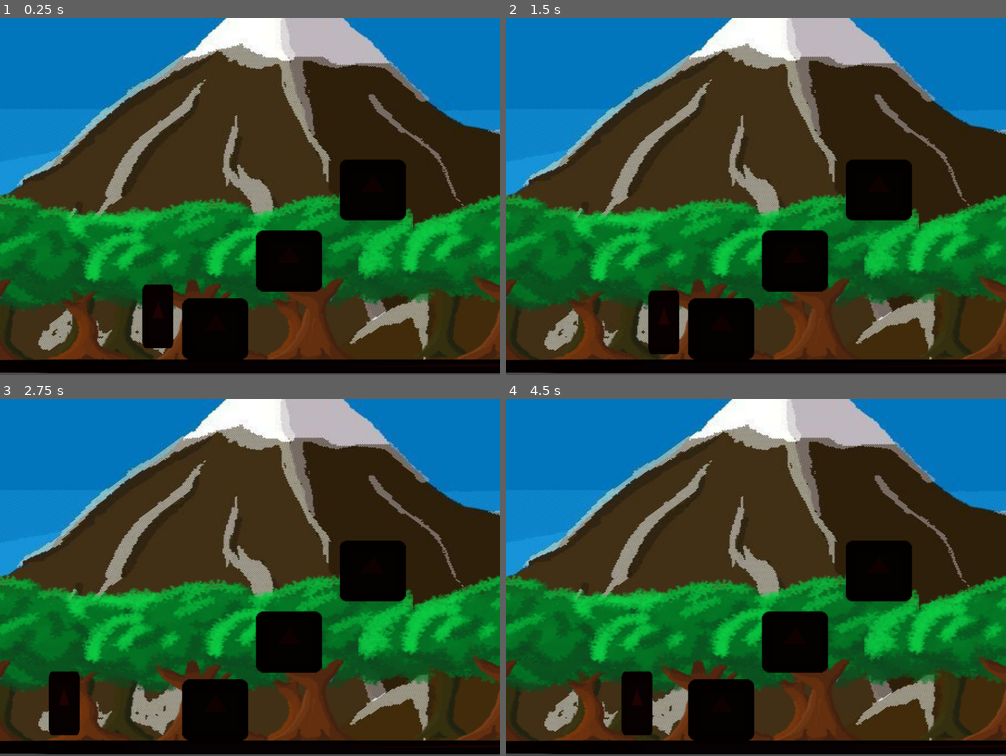
Above: before the commit, frames 1-4 (two rows, left to right).
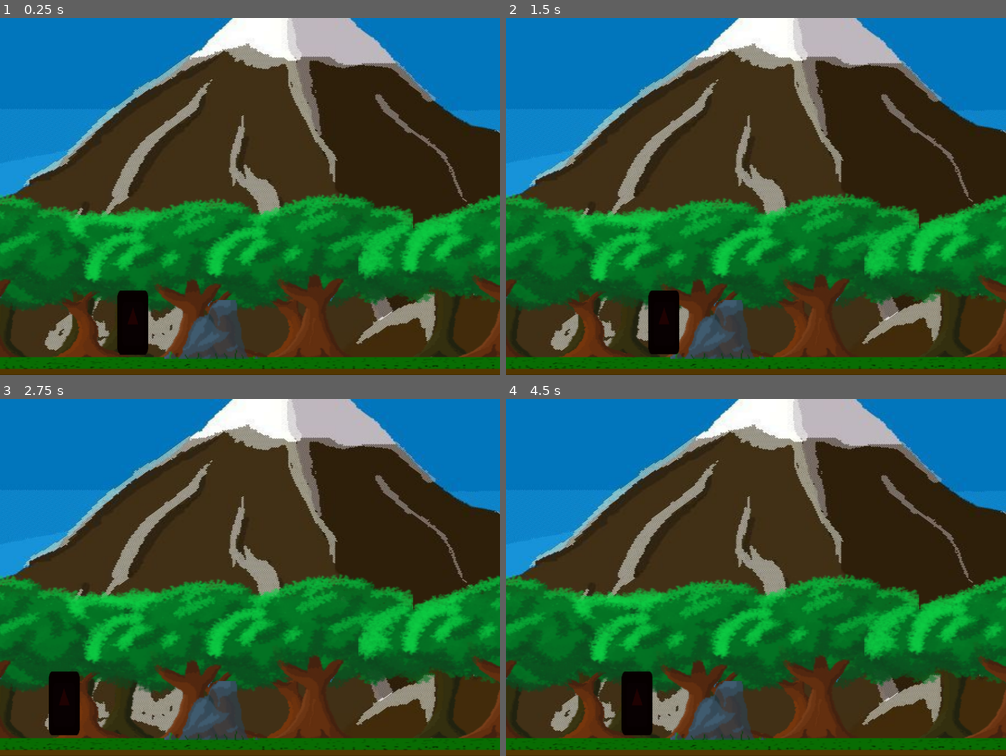
Above: after the commit, the same moments.

Repository: gilmarkandrade/game_lucas_github
Game: Godot game, scene res://fases/fase_1/world_1_cena_1.tscn
Two runs of this game, one before a commit and one after it. Both use one fixed random seed, a clock stepped at 60 frames per second and the inputs below. The engine's default icon, where the game draws it, is replaced by a stand-in: a white triangle on a blue panel in a dark square.
Inputs (mouse positions are in pixels of both pictures, inside the frame that each line leads up to):
- Up to frame 1 (0.25 s): no input
- Up to frame 2 (1.5 s): tap Enter (ui_accept) at 0.5, 1.35 s; move the mouse to (866, 178) at 0.52 s; hold Enter (ui_accept) 0.53-1.28 s; hold Right (ui_right) from 0.53 s (still down); move the mouse to (656, 214) at 1.27 s
- Up to frame 3 (2.75 s): tap Enter (ui_accept) at 1.52, 1.82, 2 s; move the mouse to (300, 498) at 2.02 s; release Right (ui_right) at 2.03 s; hold Left (ui_left) from 2.03 s (still down); hold Enter (ui_accept) from 2.03 s (still down)
- Up to frame 4 (4.5 s): move the mouse to (731, 648) at 2.77 s; release Left (ui_left) at 2.78 s; release Enter (ui_accept) at 2.78 s; hold Right (ui_right) 2.78-4.28 s; tap Enter (ui_accept) at 2.85, 3.02, 3.32, 4.35 s; move the mouse to (906, 631) at 3.52 s; hold Enter (ui_accept) 3.53-4.28 s; move the mouse to (606, 523) at 4.27 s; hold Left (ui_left) from 4.28 s (still down)

The runs differ from the first frame. In frame 1, 22% of the frame differs, in the area x 0-100%, y 0-100%; in frame 2, 20%; in frame 3, 20%; in frame 4, 20%.

Commit message:
Ajustes cenas 1 e 2
coloquei a pedra, o chão e a arvore na cena 1 e começei a ajustar a cena2

Diff:
--- a/game_lucas/fases/fase_1/world_1_cena_1.tscn
+++ b/game_lucas/fases/fase_1/world_1_cena_1.tscn
@@ -1,11 +1,14 @@
-[gd_scene load_steps=11 format=2]
+[gd_scene load_steps=14 format=2]
 
 [ext_resource path="res://scripts/script_fases/fase_1_script.gd" type="Script" id=1]
-[ext_resource path="res://icon.png" type="Texture" id=2]
-[ext_resource path="res://player/player_fase1/side_scroller_F1/player_plataforma.tscn" type="PackedScene" id=3]
-[ext_resource path="res://inimigos/inimigos_comun/fase_1/homem_das_cavernas/side_scroller/homen_das_cavernas(s_d).tscn" type="PackedScene" id=4]
-[ext_resource path="res://assets_game/background/fase_1/cena_1/background_fase_1_cena_1.jpg" type="Texture" id=5]
-[ext_resource path="res://assets_game/background/fase_1/cena_1/Background_arvores_cena1.png" type="Texture" id=6]
+[ext_resource path="res://assets_game/background/fase_1/cena_1/Chão.png" type="Texture" id=2]
+[ext_resource path="res://assets_game/background/fase_1/cena_1/Pedra.png" type="Texture" id=3]
+[ext_resource path="res://icon.png" type="Texture" id=4]
+[ext_resource path="res://assets_game/background/fase_1/cena_1/Arvore.png" type="Texture" id=5]
+[ext_resource path="res://player/player_fase1/side_scroller_F1/player_plataforma.tscn" type="PackedScene" id=6]
+[ext_resource path="res://inimigos/inimigos_comun/fase_1/homem_das_cavernas/side_scroller/homen_das_cavernas(s_d).tscn" type="PackedScene" id=7]
+[ext_resource path="res://assets_game/background/fase_1/cena_1/background_fase_1_cena_1.jpg" type="Texture" id=8]
+[ext_resource path="res://assets_game/background/fase_1/cena_1/Background_arvores_cena1.png" type="Texture" id=9]
 
 [sub_resource type="RectangleShape2D" id=1]
 extents = Vector2( 244, 10 )
@@ -23,7 +26,6 @@
 script = ExtResource( 1 )
 
 [node name="StaticBody2D" type="StaticBody2D" parent="."]
-editor/display_folded = true
 position = Vector2( 45, 7 )
 scale = Vector2( 3.16, 1 )
 __meta__ = {
@@ -35,49 +37,22 @@
 shape = SubResource( 1 )
 
 [node name="icon" type="Sprite" parent="StaticBody2D/CollisionShape2D"]
-modulate = Color( 0.0862745, 0.0117647, 0.0117647, 1 )
-position = Vector2( 0.499987, 0.365387 )
-scale = Vector2( 7.57812, 0.28125 )
+position = Vector2( -11.3279, 28.815 )
+scale = Vector2( 0.769708, 0.927833 )
 texture = ExtResource( 2 )
 
-[node name="StaticBody2D2" type="StaticBody2D" parent="."]
+[node name="Pedra" type="StaticBody2D" parent="."]
+editor/display_folded = true
 position = Vector2( -32.9999, 0.750015 )
 
-[node name="CollisionShape2D" type="CollisionShape2D" parent="StaticBody2D2"]
+[node name="CollisionShape2D" type="CollisionShape2D" parent="Pedra"]
 position = Vector2( 317.25, -60.75 )
 shape = SubResource( 2 )
 
-[node name="icon" type="Sprite" parent="StaticBody2D2/CollisionShape2D"]
-modulate = Color( 0.0666667, 0.00784314, 0.00784314, 1 )
-position = Vector2( 5.23447, -1.88464 )
-scale = Vector2( 1.38672, 1.28125 )
-texture = ExtResource( 2 )
-
-[node name="StaticBody2D6" type="StaticBody2D" parent="."]
-position = Vector2( 178.5, -186 )
-
-[node name="CollisionShape2D" type="CollisionShape2D" parent="StaticBody2D6"]
-position = Vector2( 317.25, -60.75 )
-shape = SubResource( 2 )
-
-[node name="icon" type="Sprite" parent="StaticBody2D6/CollisionShape2D"]
-modulate = Color( 0.0666667, 0.00784314, 0.00784314, 1 )
-position = Vector2( 5.23447, -1.88464 )
-scale = Vector2( 1.38672, 1.28125 )
-texture = ExtResource( 2 )
-
-[node name="StaticBody2D4" type="StaticBody2D" parent="."]
-position = Vector2( 66, -90.75 )
-
-[node name="CollisionShape2D" type="CollisionShape2D" parent="StaticBody2D4"]
-position = Vector2( 317.25, -60.75 )
-shape = SubResource( 2 )
-
-[node name="icon" type="Sprite" parent="StaticBody2D4/CollisionShape2D"]
-modulate = Color( 0.0666667, 0.00784314, 0.00784314, 1 )
-position = Vector2( 5.23447, -1.88464 )
-scale = Vector2( 1.38672, 1.28125 )
-texture = ExtResource( 2 )
+[node name="icon" type="Sprite" parent="Pedra/CollisionShape2D"]
+position = Vector2( 0.74942, -1.0741 )
+scale = Vector2( 1.4604, 2.0433 )
+texture = ExtResource( 3 )
 
 [node name="StaticBody2D3" type="StaticBody2D" parent="."]
 editor/display_folded = true
@@ -94,37 +69,35 @@
 modulate = Color( 0.0666667, 0.00392157, 0.00392157, 1 )
 position = Vector2( -3.02362, 3.00003 )
 scale = Vector2( 0.648438, 14.7813 )
-texture = ExtResource( 2 )
+texture = ExtResource( 4 )
 
-[node name="StaticBody2D5" type="StaticBody2D" parent="."]
-editor/display_folded = true
-position = Vector2( 1180.5, 481.5 )
-__meta__ = {
-"_edit_group_": true
-}
+[node name="arvore" type="StaticBody2D" parent="."]
+position = Vector2( 1138.87, 451.108 )
 
-[node name="CollisionShape2D" type="CollisionShape2D" parent="StaticBody2D5"]
+[node name="CollisionShape2D" type="CollisionShape2D" parent="arvore"]
 position = Vector2( -74.25, -405 )
 shape = SubResource( 3 )
 
-[node name="icon" type="Sprite" parent="StaticBody2D5/CollisionShape2D"]
-modulate = Color( 0.0666667, 0.00392157, 0.00392157, 1 )
-position = Vector2( -3.02362, 3.00003 )
-scale = Vector2( 0.648438, 14.7813 )
-texture = ExtResource( 2 )
+[node name="icon" type="Sprite" parent="arvore/CollisionShape2D"]
+position = Vector2( 52.1274, -316.644 )
+scale = Vector2( 1.07194, 1.62033 )
+texture = ExtResource( 5 )
 
 [node name="Area2D" type="Area2D" parent="."]
+editor/display_folded = true
 position = Vector2( 208.5, 4.49999 )
 
 [node name="CollisionShape2D" type="CollisionShape2D" parent="Area2D"]
 position = Vector2( 812.25, -191.25 )
 shape = SubResource( 4 )
 
-[node name="player_plataforma" parent="." instance=ExtResource( 3 )]
-position = Vector2( 243, -96.75 )
+[node name="player_plataforma" parent="." instance=ExtResource( 6 )]
+editor/display_folded = true
+position = Vector2( 178.561, -68.1105 )
 scale = Vector2( 1.92, 1.76 )
 
 [node name="Camera2D" type="Camera2D" parent="player_plataforma"]
+position = Vector2( -0.745827, 0.813614 )
 current = true
 zoom = Vector2( 0.8, 0.8 )
 limit_left = 0
@@ -155,9 +128,9 @@
 motion_offset = Vector2( 1, 0 )
 
 [node name="background_fase_1_cena_1" type="Sprite" parent="ParallaxBackground/layer_montanhas"]
-position = Vector2( -39.8872, -589.144 )
+position = Vector2( -31.0782, -589.144 )
 scale = Vector2( 1.5, 1.1 )
-texture = ExtResource( 5 )
+texture = ExtResource( 8 )
 centered = false
 offset = Vector2( 1, 1 )
 
--- a/game_lucas/fases/fase_1/world_1_cena_2.tscn
+++ b/game_lucas/fases/fase_1/world_1_cena_2.tscn
@@ -6,7 +6,7 @@
 [ext_resource path="res://assets_game/background/fase_1/cena_2/background_topdow1.jpg" type="Texture" id=4]
 
 [sub_resource type="RectangleShape2D" id=1]
-extents = Vector2( 231, 10 )
+extents = Vector2( 231, 9.08473 )
 
 [sub_resource type="RectangleShape2D" id=2]
 extents = Vector2( 39, 377.756 )
@@ -16,7 +16,7 @@
 
 [node name="StaticBody2D" type="StaticBody2D" parent="."]
 editor/display_folded = true
-position = Vector2( 3, 168 )
+position = Vector2( 8.03503, 180.588 )
 __meta__ = {
 "_edit_group_": true
 }
@@ -27,8 +27,8 @@
 
 [node name="icon" type="Sprite" parent="StaticBody2D/CollisionShape2D"]
 modulate = Color( 0.0666667, 0.0117647, 0.0117647, 1 )
-position = Vector2( -14.0422, -5.96046e-008 )
-scale = Vector2( 7.60511, 0.34375 )
+position = Vector2( 94.4016, -5.96046e-008 )
+scale = Vector2( 10.994, 0.34375 )
 texture = ExtResource( 2 )
 
 [node name="StaticBody2D2" type="StaticBody2D" parent="."]
@@ -49,6 +49,7 @@
 texture = ExtResource( 2 )
 
 [node name="StaticBody2D3" type="StaticBody2D" parent="."]
+editor/display_folded = true
 position = Vector2( -192.75, -216.75 )
 rotation = 1.56051
 __meta__ = {
@@ -60,9 +61,10 @@
 shape = SubResource( 1 )
 
 [node name="icon" type="Sprite" parent="StaticBody2D3/CollisionShape2D"]
+visible = false
 modulate = Color( 0.0666667, 0.0117647, 0.0117647, 1 )
-position = Vector2( -14.0422, -5.96046e-008 )
-scale = Vector2( 7.60511, 0.34375 )
+position = Vector2( 122.739, -5.96046e-008 )
+scale = Vector2( 3.33068, 0.34375 )
 texture = ExtResource( 2 )
 
 [node name="StaticBody2D6" type="StaticBody2D" parent="."]
@@ -85,7 +87,7 @@
 
 [node name="StaticBody2D4" type="StaticBody2D" parent="."]
 editor/display_folded = true
-position = Vector2( 385.5, -225 )
+position = Vector2( 787.777, -213.255 )
 rotation = 1.56051
 __meta__ = {
 "_edit_group_": true
@@ -103,7 +105,7 @@
 
 [node name="StaticBody2D5" type="StaticBody2D" parent="."]
 editor/display_folded = true
-position = Vector2( 127.5, -38.25 )
+position = Vector2( 388.833, -76.4222 )
 rotation = 1.56051
 scale = Vector2( 0.041697, 1.87954 )
 __meta__ = {
@@ -121,11 +123,11 @@
 texture = ExtResource( 2 )
 
 [node name="player_top_down" parent="." instance=ExtResource( 3 )]
-editor/display_folded = true
-position = Vector2( 43.875, -43.875 )
+position = Vector2( 269.972, -84.9835 )
 scale = Vector2( 0.440059, 0.480055 )
 
 [node name="Camera2D" type="Camera2D" parent="player_top_down"]
+position = Vector2( 20.9855, 60.8932 )
 current = true
 
 [node name="Area2D" type="Area2D" parent="."]
Binary file added: game_lucas/assets_game/background/fase_1/cena_1/Arvore.png
Not shown, added: game_lucas/assets_game/background/fase_1/cena_1/Arvore.png.import
Binary file added: game_lucas/assets_game/background/fase_1/cena_1/Chão.png
Not shown, added: game_lucas/assets_game/background/fase_1/cena_1/Chão.png.import
Not shown, added: game_lucas/assets_game/background/fase_1/cena_1/Pedra.jpg.import
Binary file added: game_lucas/assets_game/background/fase_1/cena_1/Pedra.png
Not shown, added: game_lucas/assets_game/background/fase_1/cena_1/Pedra.png.import
Binary file added: game_lucas/assets_game/background/fase_1/cena_1/TileChão.png
Not shown, added: game_lucas/assets_game/background/fase_1/cena_1/TileChão.png.import
Not shown: 2 places in game_lucas/fases/fase_1/world_1_cena_1.tscn that only renumber resources
